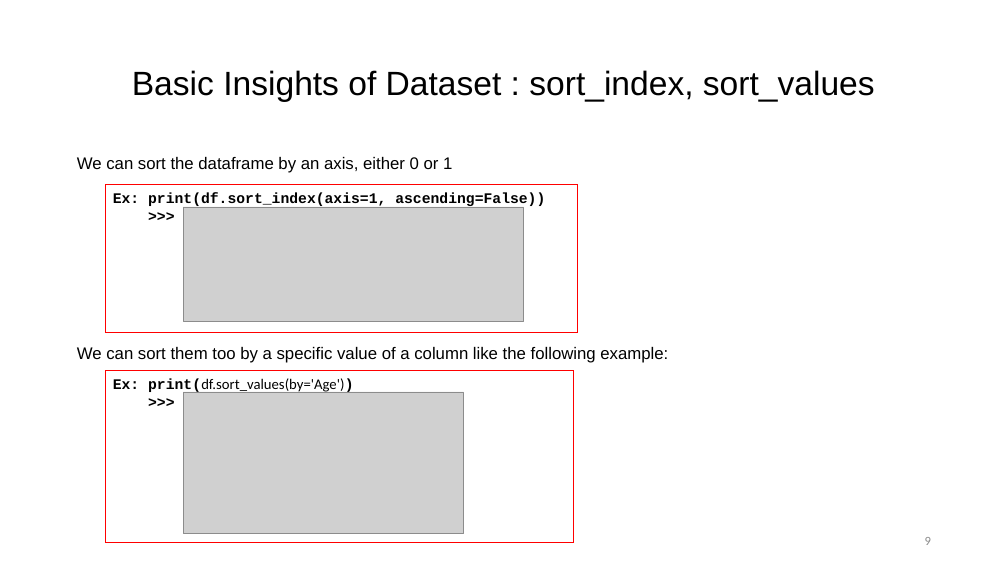
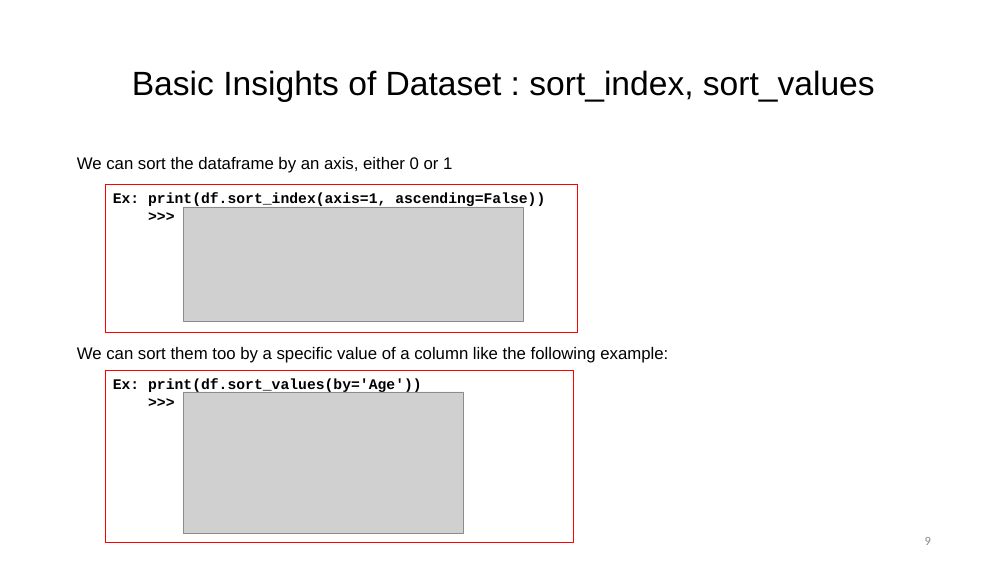
Before and after one commit to dia1128/AIandDataScienceWorkshopwithPython, a slide deck: slide 9 of Week2/2.2 Introduction to Pandas.pptx. Drawn at 1008x567 pixels with LibreOffice and Linux fonts; fonts in the diff are those of the drawing; grey boxes stand for pictures. Boxes give left, top, right and bottom in pixels: in the first picture for what was removed or moved away, otherwise in the second. Text is boxed around its words. In the diff, an @@ line names an element or a change of style, - is before the commit and + after.

```diff
--- a/Week2/2.2 Introduction to Pandas.pptx
+++ b/Week2/2.2 Introduction to Pandas.pptx
@@ text in rectangle at [113, 378, 422, 394]: font Calibri to Courier New, bold on in "print(df.sort_values(by='Age'))" @@
```
Also in this commit, not shown: 1 other slide changed.
